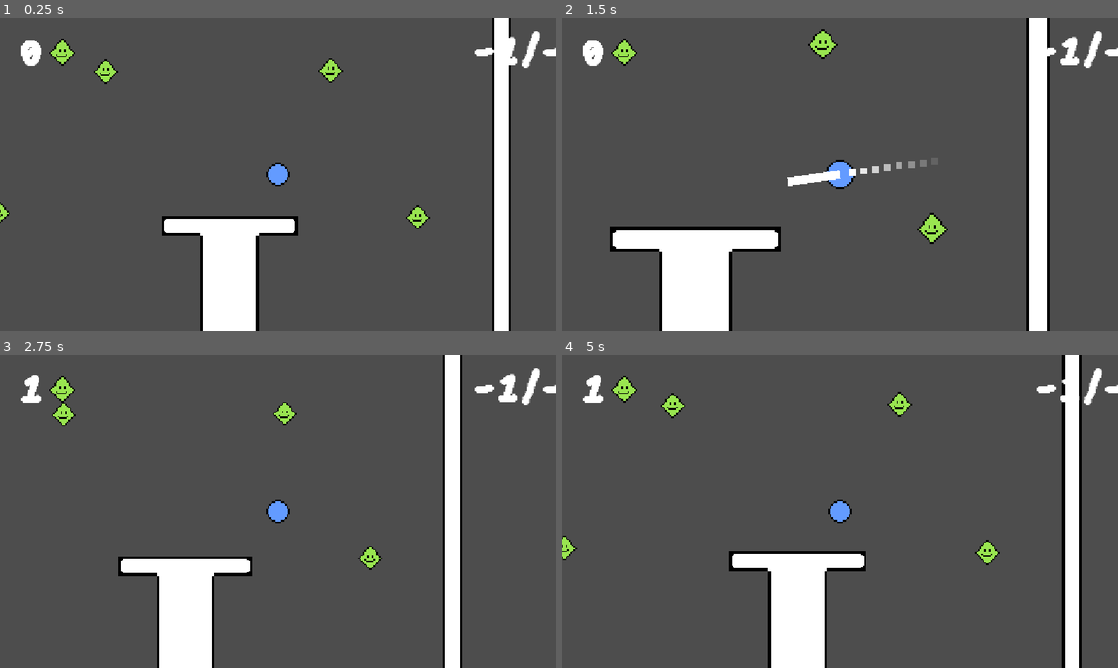
Above: before the commit, frames 1-4 (two rows, left to right).
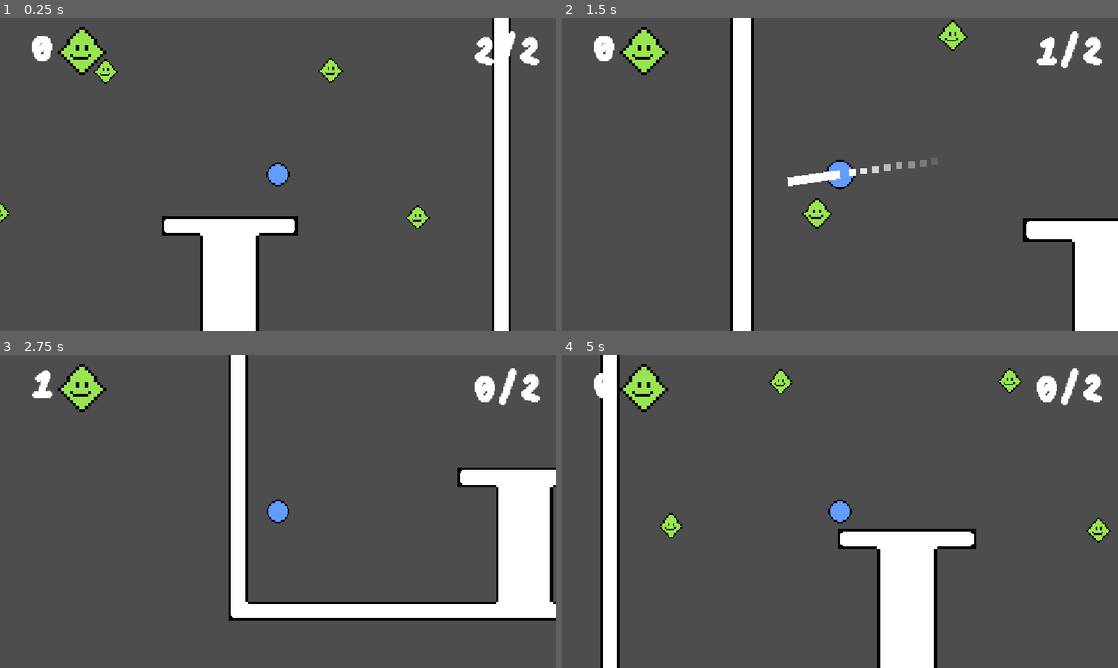
Above: after the commit, the same moments.

Repository: wuffgame/haven-gra
Game: Godot game, scene res://sceny/lvl_3.tscn
Same seed, same stepped clock (60 frames per second), same inputs: the game is played once before the commit and once after it. This scene is started directly instead of the project's main scene.
Inputs (mouse positions are in pixels of both pictures, inside the frame that each line leads up to):
- Up to frame 1 (0.25 s): no input
- Up to frame 2 (1.5 s): move the mouse to (962, 158) at 0.52 s; click (962, 158) at 0.67 s; drag from (728, 190) to (840, 174) at 1.27 s
- Up to frame 3 (2.75 s): move the mouse to (333, 442) at 2.02 s; click (333, 442) at 2.17 s
- Up to frame 4 (5 s): drag from (812, 574) to (928, 558) at 2.77 s; move the mouse to (1006, 558) at 3.52 s; click (1006, 558) at 3.67 s; drag from (673, 464) to (623, 414) at 4.27 s

The runs differ from the first frame. In frame 1, 1.6% of the frame differs, in the area x 3-100%, y 2-19%; in frame 2, 19%; in frame 3, 21%, in the area x 3-100%, y 0-100%; in frame 4, 20%.

Commit message:
Naprawiono licznik gemów po raz drugi

Diff:
--- a/sceny/gracz.tscn
+++ b/sceny/gracz.tscn
@@ -37,18 +37,22 @@
 
 [node name="CanvasLayer" type="CanvasLayer" parent="." unique_id=656608051]
 
-[node name="ilosc_gemow" type="Label" parent="CanvasLayer" unique_id=1234958225]
-offset_left = 44.0
-offset_top = 28.0
-offset_right = 93.0
-offset_bottom = 128.0
+[node name="HBoxContainer" type="HBoxContainer" parent="CanvasLayer" unique_id=709957308]
+offset_left = 17.0
+offset_top = 19.0
+offset_right = 270.0
+offset_bottom = 119.0
+alignment = 1
+
+[node name="ilosc_gemow" type="Label" parent="CanvasLayer/HBoxContainer" unique_id=1234958225]
+layout_mode = 2
 text = "0"
 label_settings = SubResource("LabelSettings_5ejix")
 
-[node name="Sprite2D" type="Sprite2D" parent="CanvasLayer/ilosc_gemow" unique_id=2034020606]
-position = Vector2(85, 43)
-scale = Vector2(3.3749995, 3.5)
+[node name="TextureRect" type="TextureRect" parent="CanvasLayer/HBoxContainer" unique_id=948356882]
+layout_mode = 2
 texture = ExtResource("4_l1edu")
+expand_mode = 2
 
 [node name="ilosc_ruchow" type="Label" parent="CanvasLayer" unique_id=1823186810]
 offset_left = 984.0
--- /dev/null
+++ b/sceny/lvl_3.gd
@@ -0,0 +1,8 @@
+extends Node2D
+
+@onready var moves_number = 3
+@onready var total_gems = 4
+
+func _ready() -> void:
+	Global.max_moves = moves_number
+	Global.total_gems = total_gems
--- a/sceny/lvl_3.tscn
+++ b/sceny/lvl_3.tscn
@@ -1,5 +1,6 @@
 [gd_scene format=4 uid="uid://nibgjfhnpkjv"]
 
+[ext_resource type="Script" uid="uid://bb7cwo0uvxyrl" path="res://sceny/lvl_3.gd" id="1_07hwp"]
 [ext_resource type="Texture2D" uid="uid://c7jirc0mle4gw" path="res://assety/game/tufftileset.png" id="1_mv4rw"]
 [ext_resource type="PackedScene" uid="uid://5c4ks61uvlcr" path="res://sceny/gracz.tscn" id="2_07hwp"]
 [ext_resource type="PackedScene" uid="uid://c1gnjyoana0u7" path="res://sceny/gem.tscn" id="3_18hrk"]
@@ -40,6 +41,7 @@
 sources/0 = SubResource("TileSetAtlasSource_mnvbm")
 
 [node name="lvl3" type="Node2D" unique_id=1709911704]
+script = ExtResource("1_07hwp")
 
 [node name="TileMapLayer" type="TileMapLayer" parent="." unique_id=1628683344]
 scale = Vector2(2.4674845, 2.4674845)
--- a/skrypty/gracz.gd
+++ b/skrypty/gracz.gd
@@ -21,10 +21,11 @@
 var collected_gems: int = Global.collected_gems # ile zebranych
 var max_moves: int = 0
 var current_moves: int = max_moves
+var collected_gems_now: int = 0
 
 @onready var drag_line: Line2D = $Line2D
 @onready var camera: Camera2D = $Camera2D
-@onready var gam_label: Label = $CanvasLayer/ilosc_gemow
+@onready var gam_label: Label = $CanvasLayer/HBoxContainer/ilosc_gemow
 @onready var move_label: Label = $CanvasLayer/ilosc_ruchow
 
 func _ready() -> void:
@@ -128,7 +129,7 @@
 
 func _on_collector_hitbox_area_entered(area: Area2D) -> void:
 	if area.is_in_group("gems"):
-		collected_gems += 1
+		collected_gems_now += 1
 		update_gems()
 
 
@@ -159,9 +160,10 @@
 		get_tree().reload_current_scene()
 
 func update_gems() -> void:
-	gam_label.text = str(collected_gems)
-	Global.collected_gems = collected_gems
-	if collected_gems >= total_gems:
+	gam_label.text = str(collected_gems + collected_gems_now)
+	if collected_gems_now >= total_gems:
+		collected_gems = collected_gems + collected_gems_now
+		Global.collected_gems = collected_gems
 		Global.lvl_number += 1
 		var _next_scene = "res://sceny/lvl_" + str(Global.lvl_number) + ".tscn"
 		get_tree().change_scene_to_file(_next_scene)
Not shown, added: sceny/lvl_3.gd.uid
